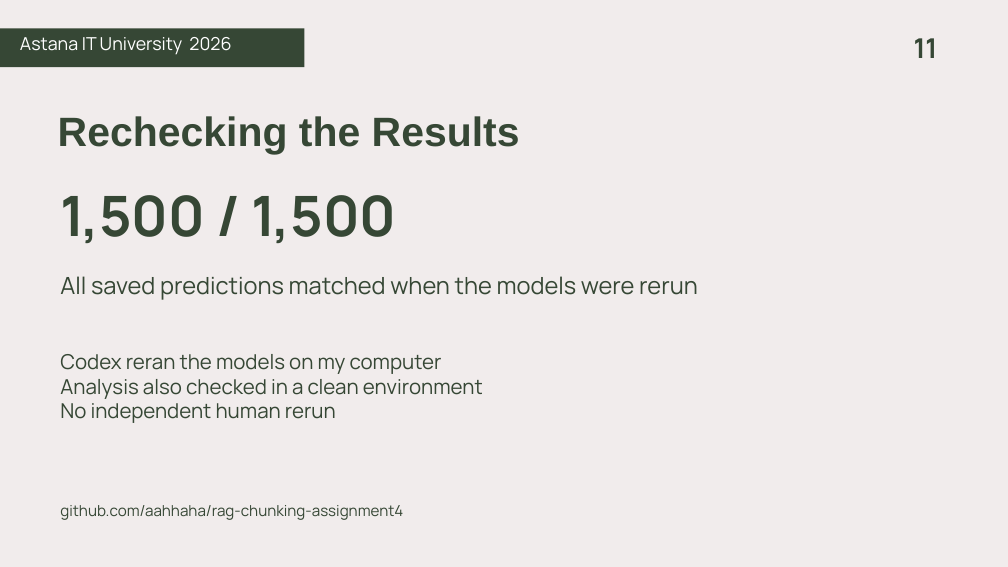
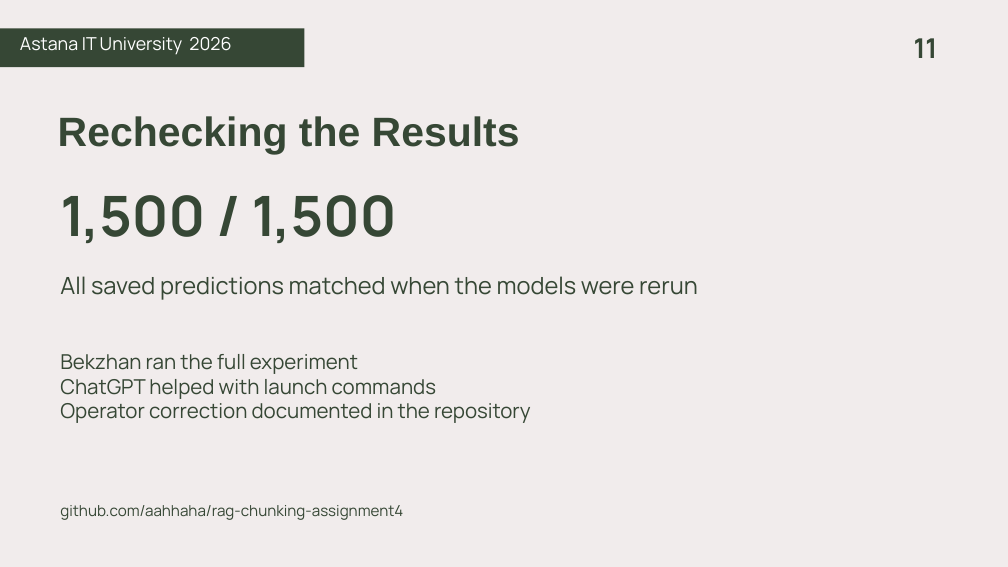
Before and after one commit to aahhaha/rag-chunking-assignment4, a slide deck: slide 11 of final/submission/Final_Defence_Aibyn_Samat.pptx. Drawn at 1008x567 pixels with LibreOffice and Linux fonts; fonts in the diff are those of the drawing. Boxes give left, top, right and bottom in pixels: in the first picture for what was removed or moved away, otherwise in the second. Text is boxed around its words. In the diff, an @@ line names an element or a change of style, - is before the commit and + after.

Commit message:
Correct reported reproduction operator to Bekzhan with AI command guidance

```diff
--- a/final/submission/Final_Defence_Aibyn_Samat.pptx
+++ b/final/submission/Final_Defence_Aibyn_Samat.pptx
@@ text at (60, 354, 531, 423): text changed @@
-Codex reran the models on my computer
-Analysis also checked in a clean environment
-No independent human rerun
+Bekzhan ran the full experiment
+ChatGPT helped with launch commands
+Operator correction documented in the repository
```
Also in this commit, not shown: 22 other files.
